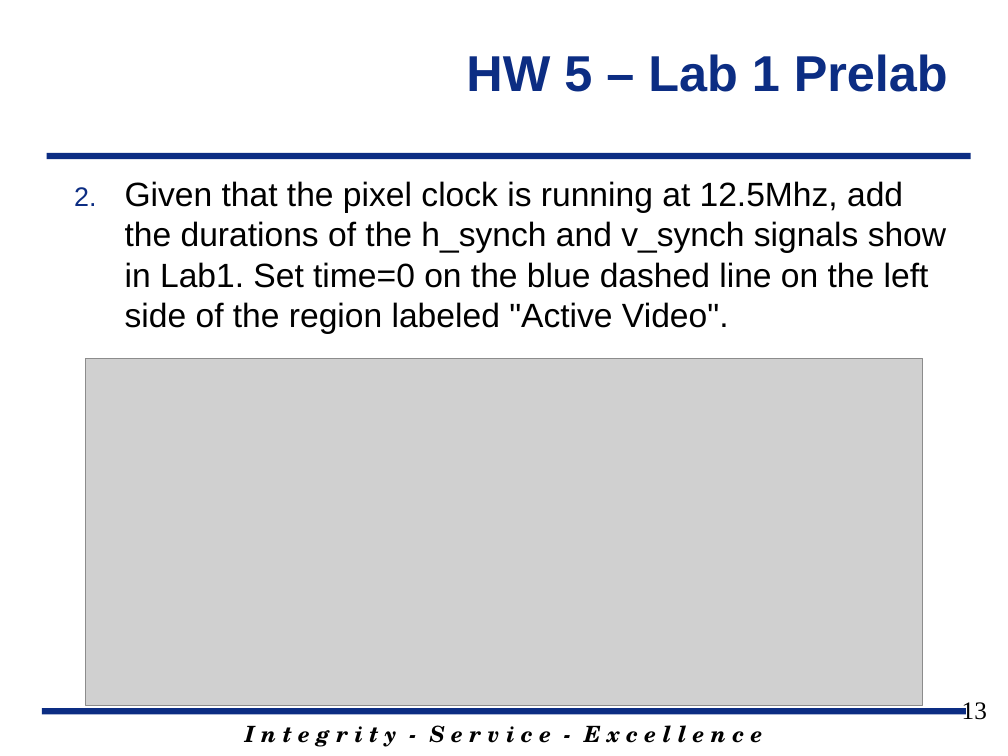
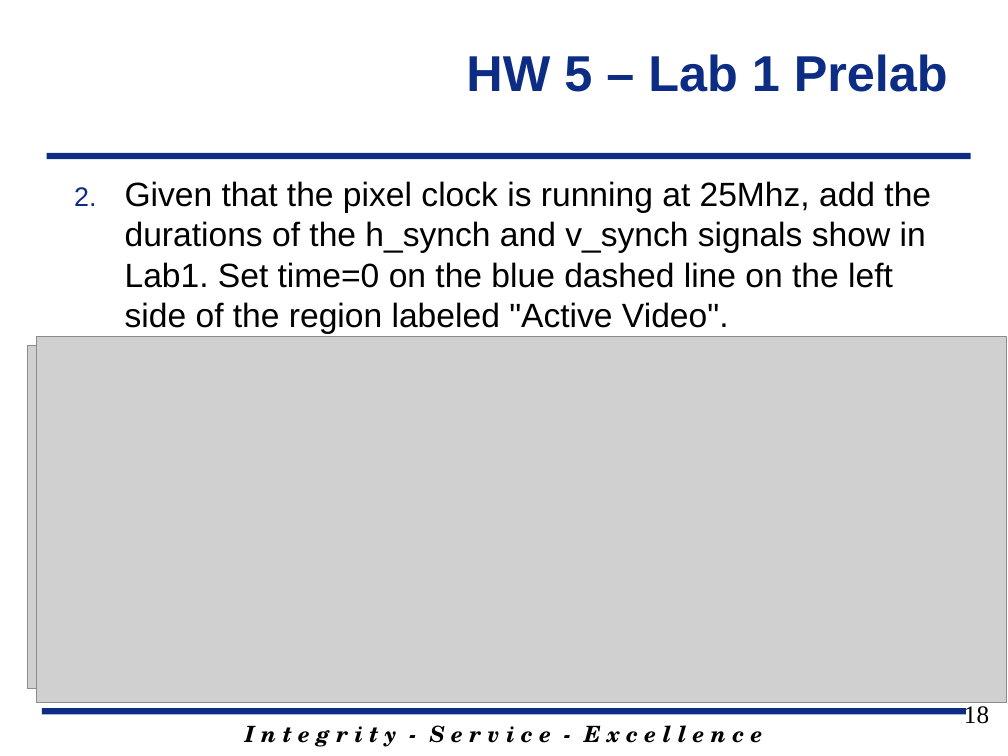
Before and after one commit to jfalkinburg/ECE383_web, a slide deck: slide 18 of lecture/slides/ECE_383_Lec5.pptx (slide 13 before the commit). Drawn at 1008x756 pixels with LibreOffice and Linux fonts; fonts in the diff are those of the drawing; grey boxes stand for pictures; background and template pictures are left out. Boxes give left, top, right and bottom in pixels: in the first picture for what was removed or moved away, otherwise in the second. Text is boxed around its words. In the diff, an @@ line names an element or a change of style, - is before the commit and + after.

Commit message:
Updating Lecture 5 slide and Lab 1 introductions.  Also adding modifying Lab 1 code and adding new images to Lab 1 for new Neyxys Video board.  Additionally changing the reset input to reset_n on all code.

```diff
--- a/lecture/slides/ECE_383_Lec5.pptx
+++ b/lecture/slides/ECE_383_Lec5.pptx
@@ text at (125, 181, 931, 334): text changed @@
-2. Given that the pixel clock is running at 12.5Mhz, add the durations of the h_synch and v_synch signals show in Lab1. Set time=0 on the blue dashed line on the left side of the region labeled "Active Video".
+2. Given that the pixel clock is running at 25Mhz, add the durations of the h_synch and v_synch signals show in Lab1. Set time=0 on the blue dashed line on the left side of the region labeled "Active Video".
@@ picture: place and size @@
-picture at (85, 358, 922, 705)
+picture at (27, 345, 856, 688)
@@ picture added at (36, 337, 1007, 703) @@
@@ page number at (964, 706, 989, 724): text changed @@
-13
+18
```
Also in this commit, not shown: 5 other slides changed, 21 slides added, 1 slide removed, 9 other files.
